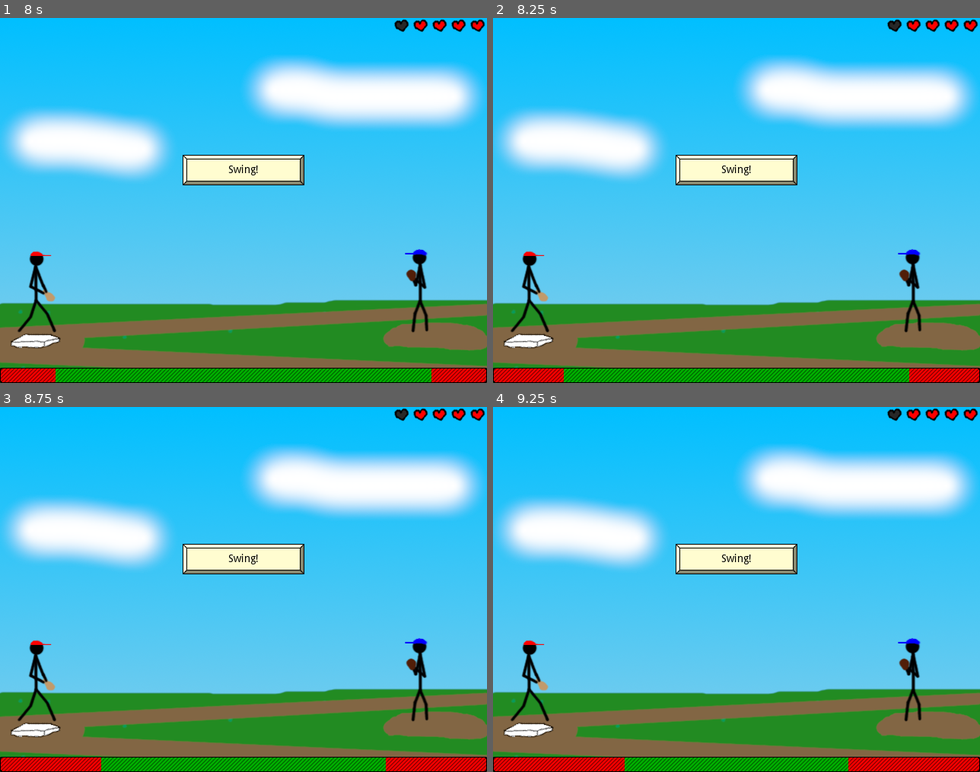
Above: before the commit, frames 1-4 (two rows, left to right).
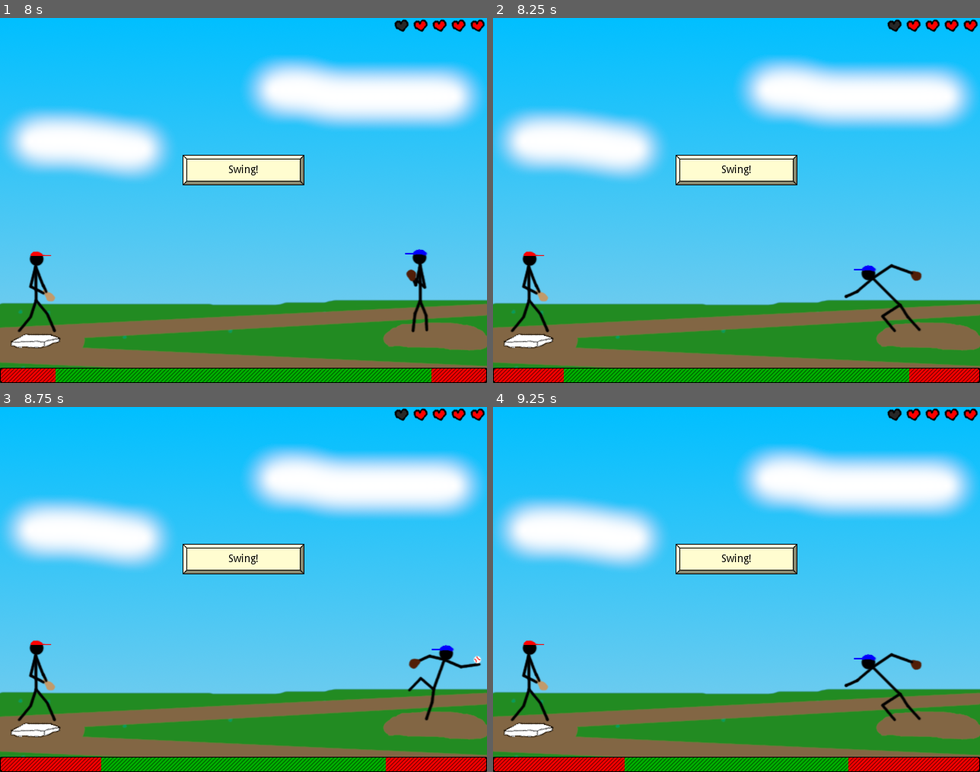
Above: after the commit, the same moments.

Repository: swashdev/minigame-madness
Game: Godot game, scene res://master/scenes/main.tscn
Two runs of this game, one before a commit and one after it. Both use one fixed random seed, a clock stepped at 60 frames per second and the inputs below.
Inputs:
- Up to frame 1 (8 s): hold Right (ui_right) 0.53-1.28 s; hold Space (ui_select) 0.53-1.28 s; hold Down (ui_down) 1.28-2.03 s; tap Space (ui_select) at 1.35, 1.52, 1.82, 2.85, 3.02, 3.32, 4.35, 4.52, 4.82, 5.85, 6.02, 6.32, 7.35, 7.52, 7.82 s; hold Right (ui_right) 2.03-2.78 s; hold Space (ui_select) 2.03-2.78 s; hold Up (ui_up) 2.78-3.53 s; hold Space (ui_select) 3.53-4.28 s; hold Left (ui_left) 3.53-5.03 s; hold Down (ui_down) 5.03-5.78 s; hold Space (ui_select) 5.03-5.78 s; tap Enter at 5.75 s; hold Right (ui_right) 5.78-6.53 s; tap A at 6.5 s; hold Up (ui_up) 6.53-7.28 s; hold Space (ui_select) 6.53-7.28 s; hold Right (ui_right) from 7.28 s (still down)
- Up to frame 2 (8.25 s): release Right (ui_right) at 8.03 s; hold Down (ui_down) from 8.03 s (still down); hold Space (ui_select) from 8.03 s (still down)
- Up to frame 3 (8.75 s): keep holding Down (ui_down); keep holding Space (ui_select)
- Up to frame 4 (9.25 s): release Down (ui_down) at 8.78 s; release Space (ui_select) at 8.78 s; hold Left (ui_left) from 8.78 s (still down); tap Space (ui_select) at 8.85, 9.02 s

Frame 1 is identical in both runs. In frame 2, 0.9% of the frame differs, in the area x 72-89%, y 63-87%; in frame 3, 0.9%; in frame 4, 0.9%.

Commit message:
start the pitcher when the BaseballMinigame starts

Diff:
--- a/mini/baseball/scripts/baseball_minigame.gd
+++ b/mini/baseball/scripts/baseball_minigame.gd
@@ -13,3 +13,9 @@
 				_swung = true
 				$Batter.animation = "swing"
 				$Batter.play()
+
+
+# Unlock the controls & start the pitcher's timer.
+func start():
+	.start()
+	$Pitcher/Timer.start()
